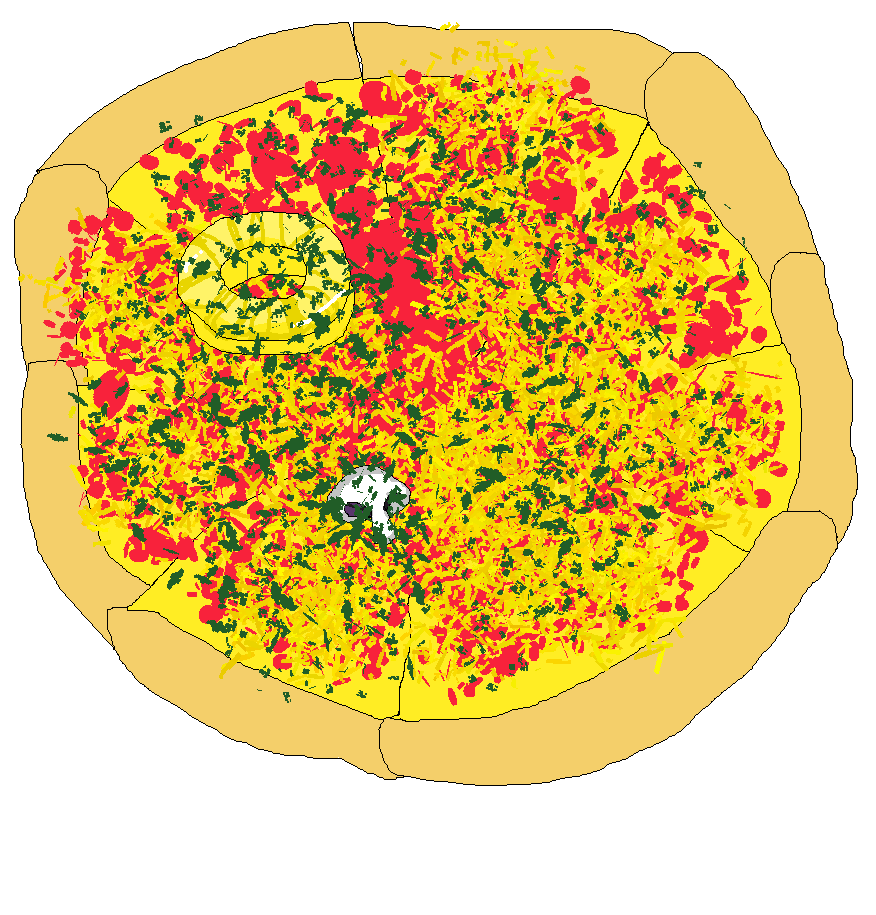
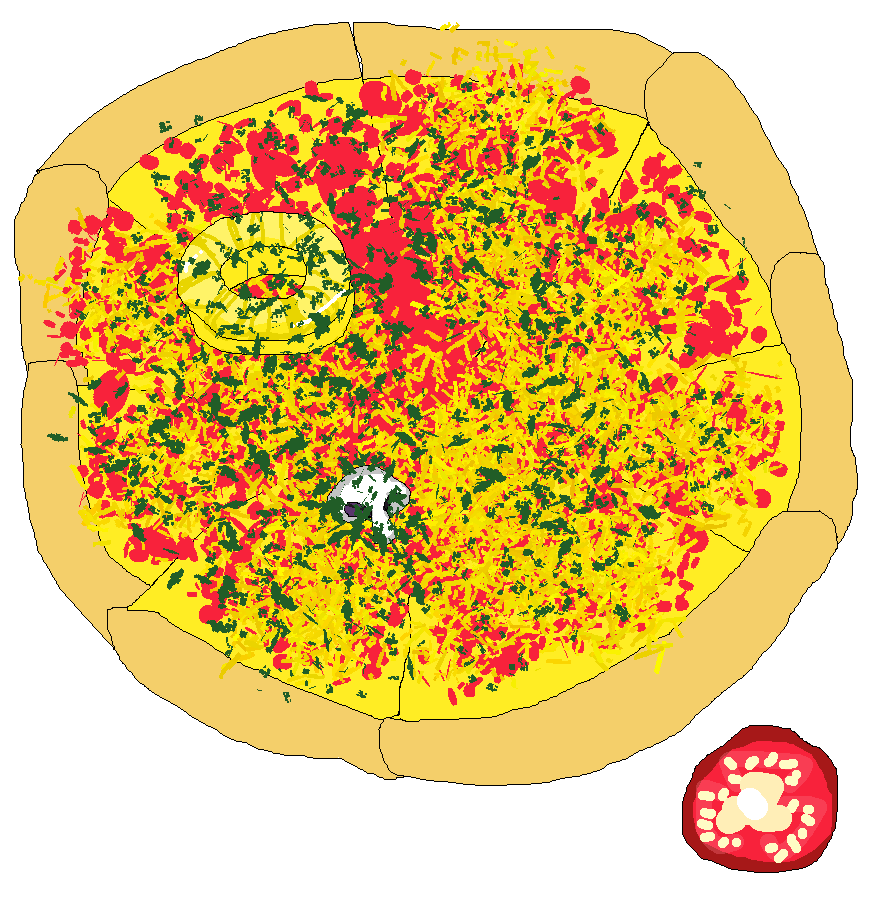
Layers edited between the first and the second w=876, h=915 image:
added group "Группа 13" with 4 layers above "Группа 12" over (682, 725, 838, 873)
added layer "Слой 60" in group "Группа 13" over (716, 772, 792, 834)
added layer "Слой 62" in group "Группа 13" over (682, 725, 838, 873)
added layer "Слой 61" in group "Группа 13" over (683, 726, 837, 872)
added layer "Слой 59" in group "Группа 13" over (682, 725, 838, 873)
